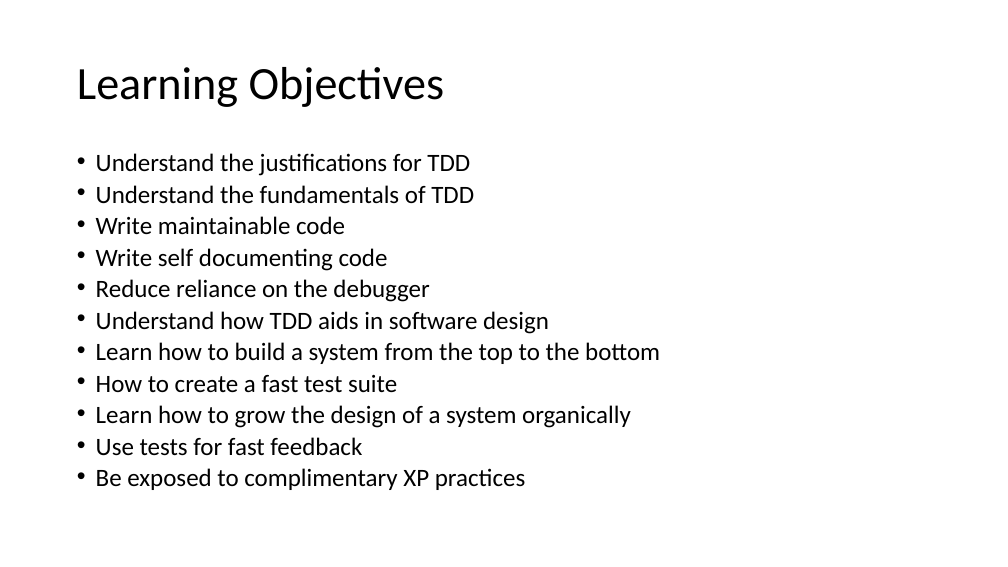
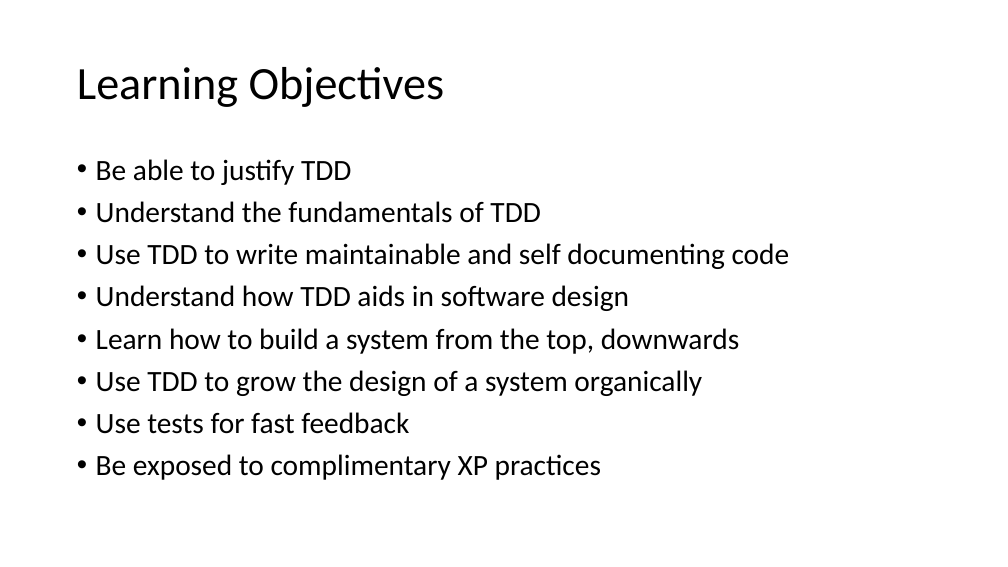
Before and after one commit to LlanddewiLovesYou/TDD_Darts, a slide deck: slide 2 of curriculum.pptx. Drawn at 1008x567 pixels with LibreOffice and Linux fonts; fonts in the diff are those of the drawing. Boxes give left, top, right and bottom in pixels: in the first picture for what was removed or moved away, otherwise in the second. Text is boxed around its words. In the diff, an @@ line names an element or a change of style, - is before the commit and + after.

Commit message:
Minor tweaks

```diff
--- a/curriculum.pptx
+++ b/curriculum.pptx
@@ text at [96,159,351,185]: text changed; size 23.8 to 28 pt @@
-• Understand the justifications for TDD
+• Be able to justify TDD
@@ text at [96,201,630,480]: size 23.8 to 28 pt in "Understand the fundamentals of TDD", "Understand how TDD aids in software design", "Use tests for fast feedback", "Be exposed to complimentary XP practices"; line spacing 0.7 to 0.9 @@
@@ text at [96,243,790,269]: text changed; size 23.8 to 28 pt @@
-• Write maintainable code
-• Write self documenting code
-• Reduce reliance on the debugger
+• Use TDD to write maintainable and self documenting code
@@ text at [96,328,739,396]: text changed; size 23.8 to 28 pt @@
-• Learn how to build a system from the top to the bottom
-• How to create a fast test suite
-• Learn how to grow the design of a system organically
+• Learn how to build a system from the top, downwards
+• Use TDD to grow the design of a system organically
```
Also in this commit, not shown: 21 other slides changed.
